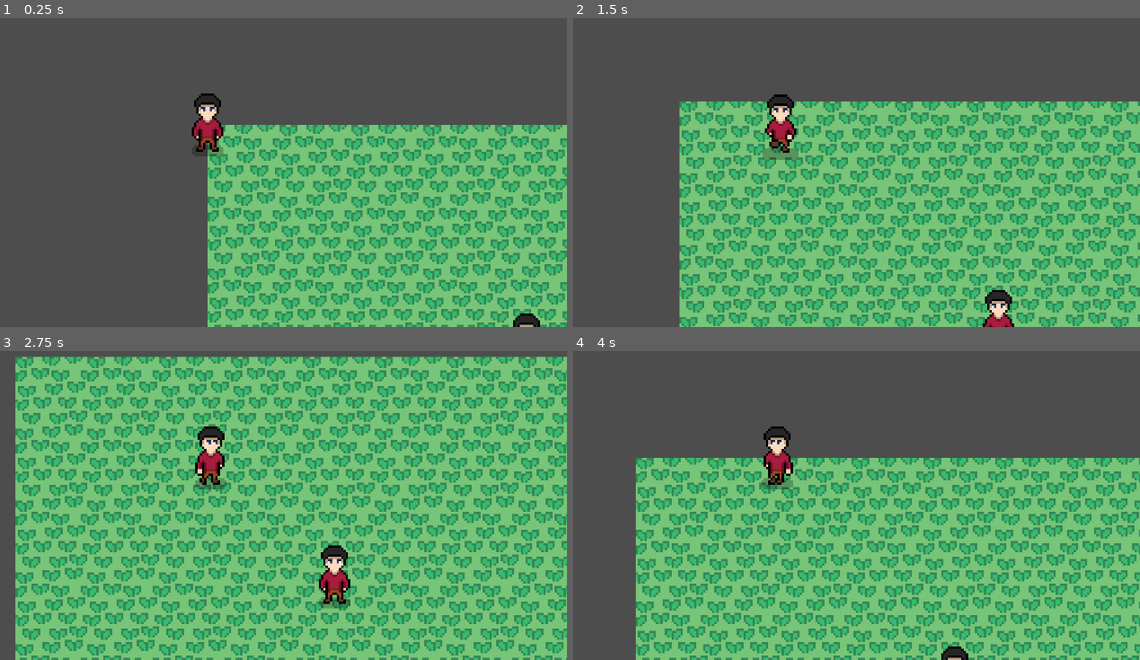
Above: before the commit, frames 1-4 (two rows, left to right).
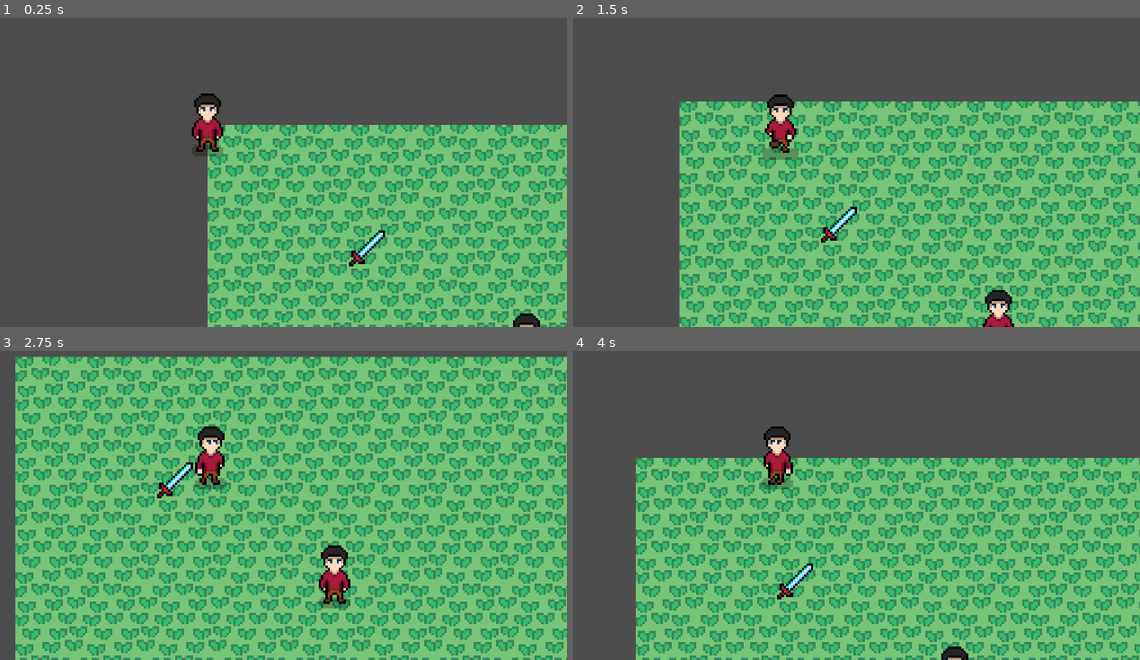
Above: after the commit, the same moments.

Repository: QuocKhangDA22TTD/rpg_game
Game: Godot game, scene res://scenes/demo.tscn
The game is run twice, just before and just after one commit, with the same random seed, the same clock (stepped at 60 frames per second) and the same inputs.
Inputs:
- Up to frame 1 (0.25 s): no input
- Up to frame 2 (1.5 s): tap Enter at 0.5 s; hold Right (ui_right) 0.53-1.28 s; hold Down (ui_down) from 1.28 s (still down)
- Up to frame 3 (2.75 s): release Down (ui_down) at 2.03 s; hold Right (ui_right) from 2.03 s (still down)
- Up to frame 4 (4 s): release Right (ui_right) at 2.78 s; hold Up (ui_up) 2.78-3.53 s; hold Left (ui_left) from 3.53 s (still down)

The runs differ from the first frame. In frame 1, 0.3% of the frame differs, in the area x 61-68%, y 68-81%; in frame 2, 0.2%; in frame 3, 0.2%; in frame 4, 0.2%.

Commit message:
Cập nhập script item_drop để cho scene có thể hiển thị sprite vật phẩm, tạo một instance của scene item_drop vào scene demo để test.

Diff:
--- a/scenes/demo.tscn
+++ b/scenes/demo.tscn
@@ -4,6 +4,8 @@
 [ext_resource type="PackedScene" uid="uid://cpitsgqfub6hn" path="res://scenes/player.tscn" id="2_ba4lm"]
 [ext_resource type="Texture2D" uid="uid://duplrhxctrtde" path="res://assets/player.png" id="3_l20p6"]
 [ext_resource type="PackedScene" uid="uid://c06klg74cglxk" path="res://scenes/inventory_ui.tscn" id="4_vephn"]
+[ext_resource type="Resource" uid="uid://2oxjf8hoxd7c" path="res://resources/sword.tres" id="5_7qr1p"]
+[ext_resource type="PackedScene" uid="uid://cfvxrdmvfuaw" path="res://scenes/item_drop.tscn" id="5_x0xbu"]
 
 [sub_resource type="TileSetAtlasSource" id="TileSetAtlasSource_ba4lm"]
 texture = ExtResource("1_tqfh0")
@@ -29,6 +31,10 @@
 region_enabled = true
 region_rect = Rect2(0, 0, 32, 32)
 
+[node name="ItemDrop" parent="." unique_id=1534783335 instance=ExtResource("5_x0xbu")]
+position = Vector2(71, 55)
+item = ExtResource("5_7qr1p")
+
 [node name="UI" type="CanvasLayer" parent="." unique_id=303326724]
 
 [node name="InventoryUI" parent="UI" unique_id=1898595049 instance=ExtResource("4_vephn")]
--- a/scripts/item_drop.gd
+++ b/scripts/item_drop.gd
@@ -2,3 +2,10 @@
 
 @export var item : ItemData
 @export var amount : int = 1
+
+@onready var sprite = $Sprite2D
+@onready var area = $Area2D
+
+func _ready():
+	if item and item.icon:
+		sprite.texture = item.icon
